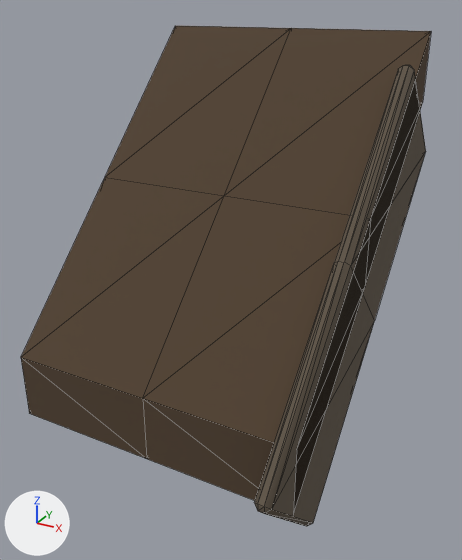
An edit to the glTF model godot/assets/props/modelle/dach_ecke_r.glb, drawn before and after from the same camera.
Camera for both pictures: a 50 mm camera at (0.756, -1.146, 0.362) aimed at (0.271, -0.264, -0.079). Lighting does not change. The marker at lower left points along +X, +Y and +Z. The first picture is the older version. Mesh edges are drawn as thin lines. Vertices at exactly the same position are counted once.

Script lines for the objects in view, before the commit:
```python
me_dach_ecke_r = bpy.data.meshes.new('dach_ecke_r')
me_dach_ecke_r.from_pydata(...)  # 50 vertices, 92 faces; spans x 0.0..0.5, y -0.579..0.079, z -0.393..0.313
# faces by material slot: [32, 60]
me_dach_ecke_r.materials.append(mat_schindeln)  # brown #514030
me_dach_ecke_r.materials.append(mat_holz_alt)  # brown #615648
ob_dach_ecke_r = bpy.data.objects.new('dach_ecke_r', me_dach_ecke_r)
ob_dach_ecke_r.location = (0.0, 0.0, 0.0)
```
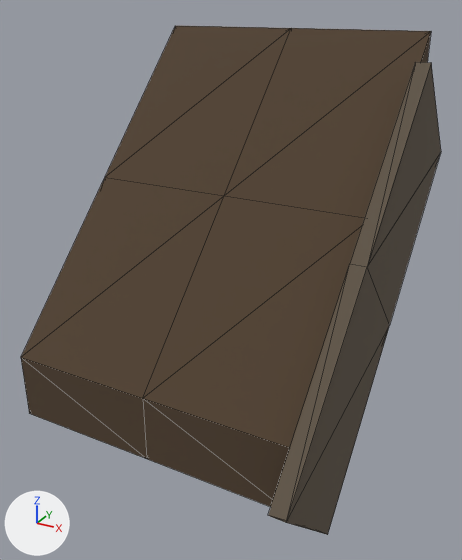
Pixel boxes [x1, y1, x2, y2] of what changed, in the pictures (462 x 560 px):
```json
{"object": "dach_ecke_r", "change": "reshaped", "before": [21, 26, 431, 527], "after": [21, 26, 441, 535]}
{"part": 1, "of": "me_dach_ecke_r", "change": "rebuilt", "before": [254, 65, 426, 527], "after": [268, 62, 441, 535]}
```

Edits to the scene script, one JSON object a line:
```json
{"block": "me_dach_ecke_r", "where": "# used by ob_dach_ecke_r; location = (0.0, 0.0, 0.0)"}
{"op": "remove", "block": "me_dach_ecke_r", "code": "me_dach_ecke_r.from_pydata(...)  # 50 vertices, 92 faces; spans x 0.0..0.5, y -0.579..0.079, z -0.393..0.313"}
{"op": "add", "block": "me_dach_ecke_r", "code": "me_dach_ecke_r.from_pydata(...)  # 30 vertices, 52 faces; spans x 0.0..0.525, y -0.585..0.085, z -0.398..0.313"}
{"block": "me_dach_ecke_r", "change": "me_dach_ecke_r part 1: the loose piece of 32 vertices spanning x 0.475..0.5, y -0.579..0.079, z -0.393..0.266 is rebuilt with 12 vertices and now spans x 0.5..0.525, y -0.585..0.085, z -0.398..0.271"}
```
